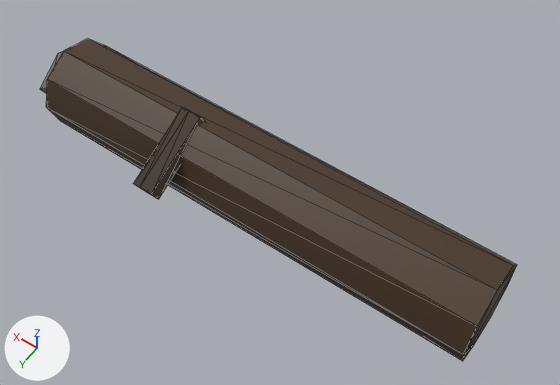
Two versions of the glTF model assets/models/prop_log.glb, one commit apart.
Both versions are drawn from a 50 mm camera at (-2.02, 2.6, 4.44) aimed at (-0.17, 0.02, 0.38). Every picture has the same lights, and +X, +Y and +Z are marked at lower left. The first picture is the older version. Mesh edges are drawn as thin lines. Vertices at exactly the same position are counted once.

In view in the first picture: 'prop'.
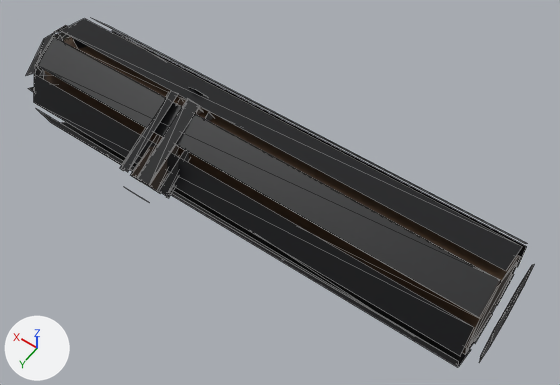
Pixel boxes [x1, y1, x2, y2] of what changed, in the pictures (560 x 385 px; the box of a moved part takes in the faces that stretch with it):
```json
{"object": "prop", "change": "reshaped", "before": [40, 39, 517, 361], "after": [26, 18, 534, 367], "on screen": "6% wider, 8% taller"}
{"part": 1, "of": "me_prop", "change": "moved or reshaped", "before": [46, 39, 517, 361], "after": [44, 37, 520, 354]}
{"part": 2, "of": "me_prop", "change": "moved or reshaped", "before": [133, 108, 204, 199], "after": [132, 98, 203, 191]}
{"part": 3, "of": "me_prop", "change": "moved or reshaped", "before": [40, 47, 70, 94], "on screen": "not visible afterwards"}
{"part": 4, "of": "me_prop", "change": "added", "after": [26, 18, 534, 367]}
{"part": 5, "of": "me_prop", "change": "added", "after": [120, 87, 214, 202]}
```

Edits to the scene script, one JSON object a line:
```json
{"block": "me_prop", "where": "# used by ob_prop; location = (0.0, 0.0, 0.0)"}
{"op": "remove", "block": "me_prop", "code": "me_prop.from_pydata(...)  # 44 vertices, 76 faces; spans x -1.7..1.95, y -0.32..0.57, z 0.0..0.74"}
{"op": "add", "block": "me_prop", "code": "me_prop.from_pydata(...)  # 200 vertices, 152 faces; spans x -1.79..2.04, y -0.41..0.65, z 0.0..0.9"}
{"block": "me_prop", "change": "me_prop part 1: the loose piece of 18 vertices spanning x -1.7..1.7, y -0.32..0.34, z 0.0..0.67 is moved by (0.0, 0.0, 0.09)"}
{"block": "me_prop", "change": "me_prop part 2: the loose piece of 14 vertices spanning x 0.45..0.65, y -0.05..0.57, z 0.3..0.74 is moved by (0.0, 0.0, 0.09)"}
{"block": "me_prop", "change": "me_prop part 3: the loose piece of 12 vertices spanning x 1.41..1.95, y -0.24..0.24, z 0.11..0.64 is moved by (0.0, 0.0, 0.09)"}
{"block": "me_prop", "change": "me_prop part 4"}
{"block": "me_prop", "change": "96 vertices are added at x -1.79..2.04, y -0.41..0.42, z 0.0..0.85"}
{"block": "me_prop", "change": "18 new vertices lie (3.4, 0.0, 0.0) away from vertices in x -1.7, y -0.41..0.42, z 0.0..0.85"}
{"block": "me_prop", "change": "52 new faces join them"}
{"block": "me_prop", "change": "me_prop part 5"}
{"block": "me_prop", "change": "30 vertices are added at x 0.36..0.74, y -0.13..0.65, z 0.35..0.9"}
{"block": "me_prop", "change": "12 new vertices lie (0.0, 0.54, -0.26) away from vertices in x 0.36..0.74, y -0.09..0.05, z 0.57..0.86"}
{"block": "me_prop", "change": "24 new faces join them"}
```
